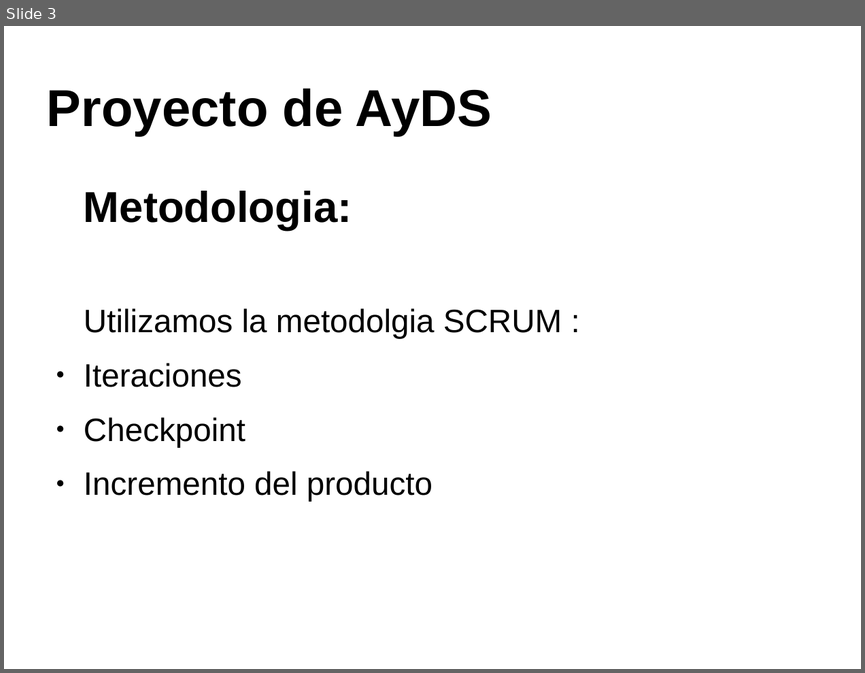
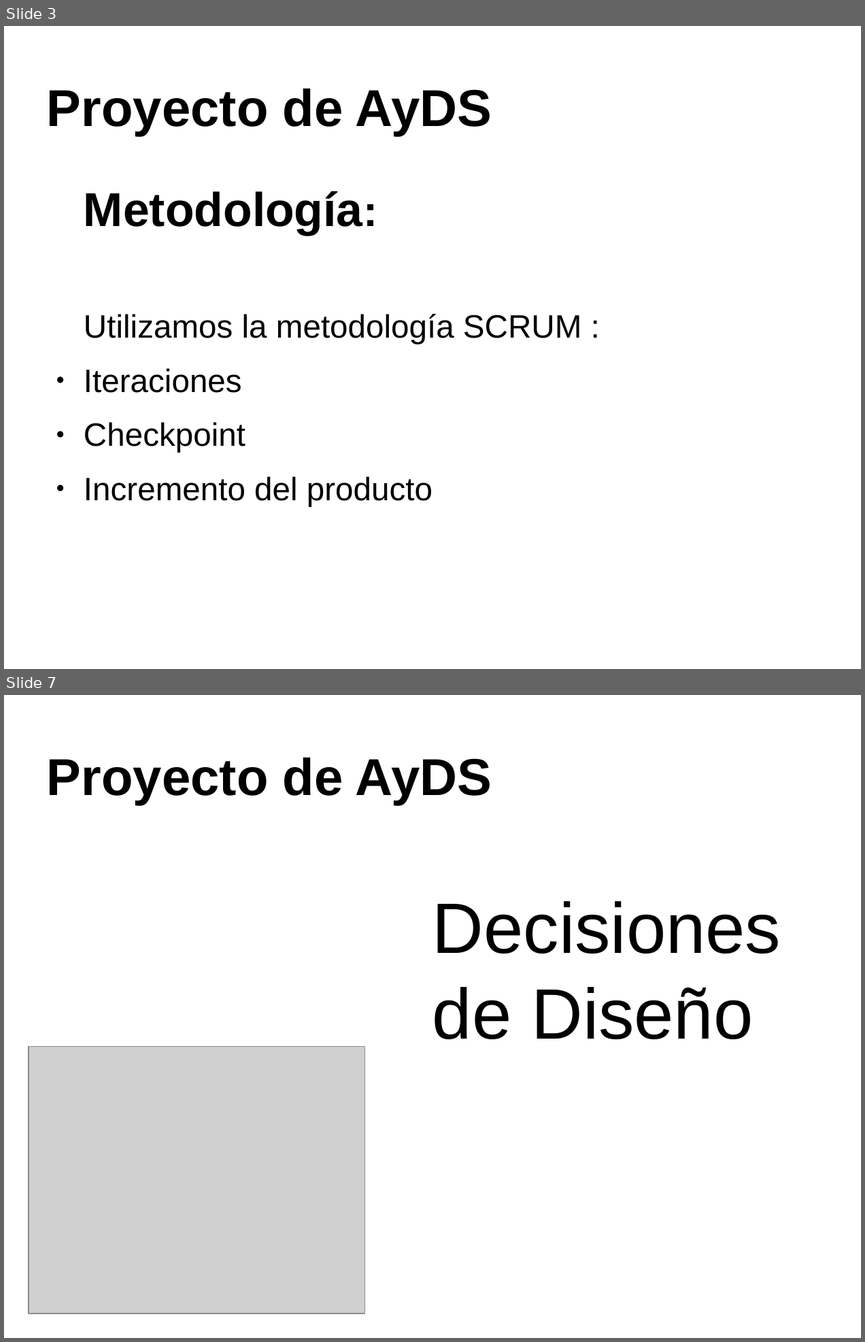
Before and after one commit to valenvivaldi/Proyectos-ZVZ, a slide deck: Presentacion.odp. Shown one above the other, each under a label of ours: slide 3 before the commit, slides 3 and 7 after it; the slides between them are not shown. The pictures are 865x673 and 865x1342 pixels, drawn with LibreOffice and Linux fonts; fonts in the diff are those of the drawing; grey boxes stand for pictures; background and template pictures are left out. Boxes give left, top, right and bottom in pixels: in the first picture for what was removed or moved away, otherwise in the second. Text is boxed around its words. In the diff, an @@ line names an element or a change of style, - is before the commit and + after.

```diff
--- a/Presentacion.odp
+++ b/Presentacion.odp
@@ slide 7 added at <box>4,695,861,1338</box>, background picture (left out) @@
@@ title added at <box>47,757,492,805</box>, 48 pt, text #000000, bold @@
+Proyecto de AyDS
@@ text added at <box>432,901,781,1039</box>, 66 pt, text #000000 @@
+Decisiones de Diseño
@@ picture added at <box>28,1047,365,1314</box> @@
@@ slide 3 changed as well @@
@@ text at <box>84,191,581,344</box>: text changed @@
-Metodologia:
-Utilizamos la metodolgia SCRUM :
+Metodología:
+Utilizamos la metodología SCRUM :
```
Also in this commit, not shown: 3 other slides changed, 4 other slides added, 4 other files.
